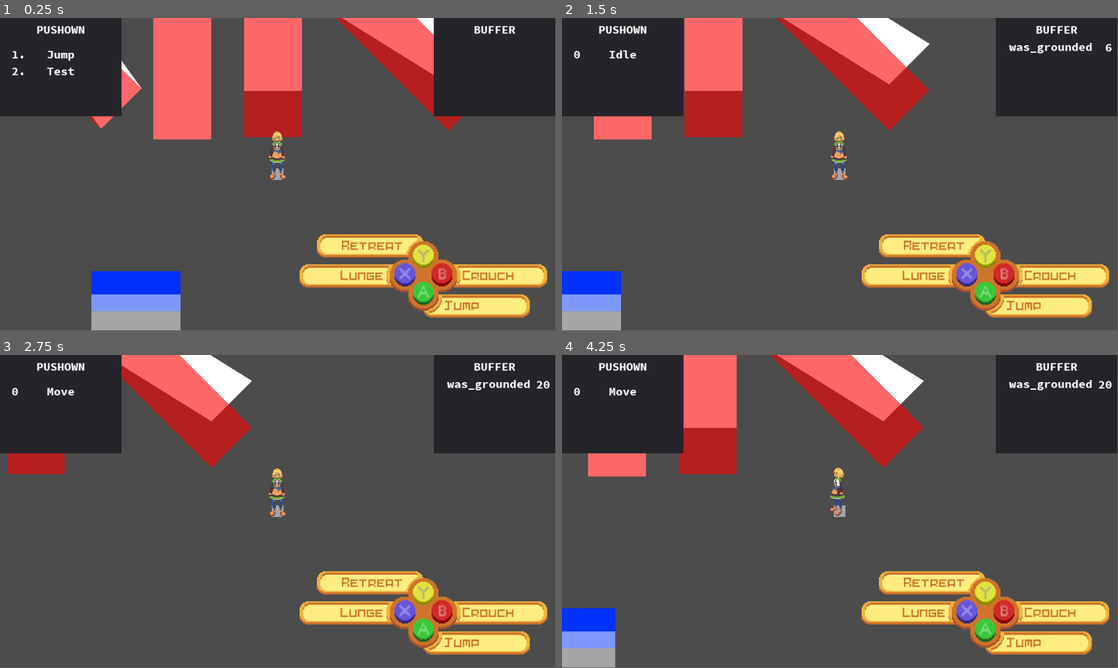
Above: before the commit, frames 1-4 (two rows, left to right).
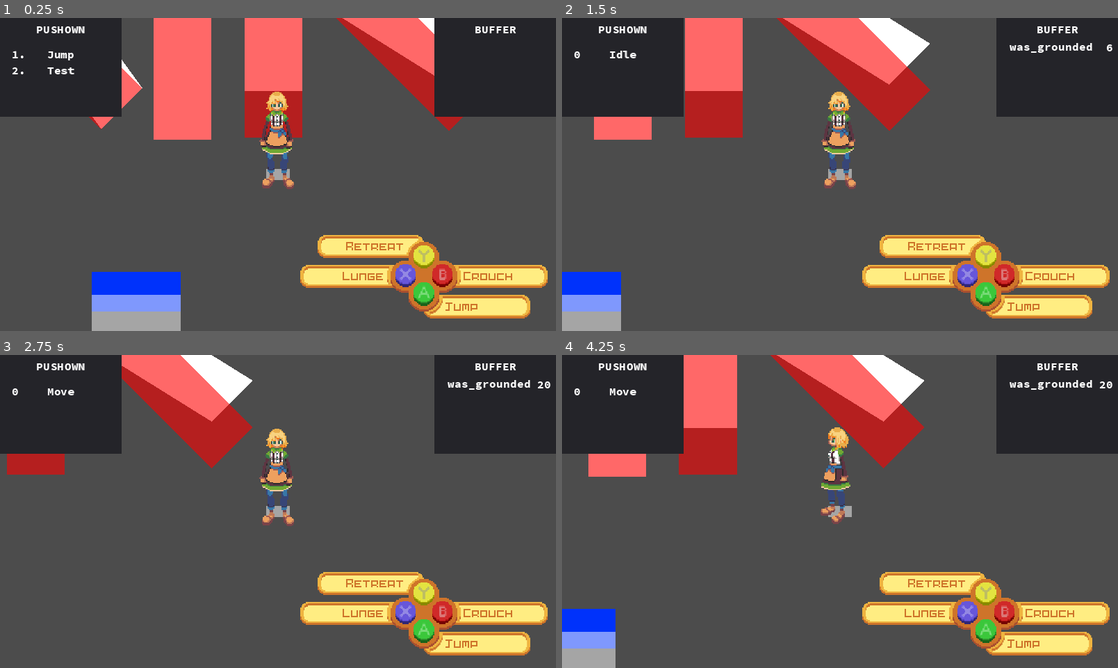
Above: after the commit, the same moments.

Repository: MTareqAzim/scratchpad
Game: Godot game, scene res://Scenes/World/World.tscn
Same seed, same stepped clock (60 frames per second), same inputs: the game is played once before the commit and once after it.
Inputs (mouse positions are in pixels of both pictures, inside the frame that each line leads up to):
- Up to frame 1 (0.25 s): no input
- Up to frame 2 (1.5 s): tap Enter at 0.5 s; move the mouse to (962, 158) at 0.52 s; hold Right (ui_right) 0.53-1.25 s; click (962, 158) at 0.67 s; drag from (728, 190) to (628, 52) at 1.27 s
- Up to frame 3 (2.75 s): tap Space at 2 s; move the mouse to (333, 442) at 2.02 s; hold Right (ui_right) from 2.03 s (still down)
- Up to frame 4 (4.25 s): release Right (ui_right) at 2.75 s; drag from (812, 574) to (734, 386) at 2.77 s; tap Enter at 3.5 s; move the mouse to (1006, 558) at 3.52 s; hold Left (ui_left) from 3.53 s (still down)
In our replay, the window is 799x449 before the commit and 800x450 after it. These sizes can differ from the game's own. Grey fills any space a smaller window leaves; there, only what the larger window draws over its background counts as a difference.

The runs differ from the first frame. In frame 1, 4.2% of the frame differs, in the area x 0-100%, y 0-100%; in frame 2, 4.1%; in frame 3, 3.9%; in frame 4, 4.0%.

Commit message:
Doubled sprite size.

Diff:
--- a/Scenes/Player/Player.tscn
+++ b/Scenes/Player/Player.tscn
@@ -24,24 +24,29 @@
 [ext_resource path="res://Scenes/Input UI/InputUIBase.tscn" type="PackedScene" id=22]
 
 [sub_resource type="RectangleShape2D" id=1]
-extents = Vector2( 15, 46 )
+extents = Vector2( 25, 77.5 )
 
 [sub_resource type="CircleShape2D" id=2]
-radius = 18.0
+radius = 28.0
 
 [node name="Player2" index="0" instance=ExtResource( 1 )]
 MAX_SPEED = 2000
-_height = 62
+_height = 125
 
 [node name="VolumeShape" parent="." index="0"]
-position = Vector2( 0, -31 )
+position = Vector2( 0, -62.5 )
 shape = SubResource( 1 )
 
 [node name="BaseSkin" parent="." index="1"]
 shape = SubResource( 2 )
 
+[node name="BaseShape" parent="." index="2"]
+polygon = PoolVector2Array( -20, -10, 20, -10, 20, 10, -20, 10 )
+polygons = [ PoolVector2Array( -20, -10, 20, -10, 20, 10, -20, 10 ) ]
+
 [node name="AnimatedSprite" type="AnimatedSprite" parent="." index="3"]
-position = Vector2( 0, -35 )
+position = Vector2( 0, -65 )
+scale = Vector2( 2, 2 )
 frames = ExtResource( 2 )
 animation = "idle_s"
 script = ExtResource( 3 )
--- a/project.godot
+++ b/project.godot
@@ -245,6 +245,7 @@
 window/size/width=960
 window/size/height=540
 window/vsync/use_vsync=false
+window/stretch/mode="2d"
 window/stretch/aspect="keep"
 
 [editor_plugins]
